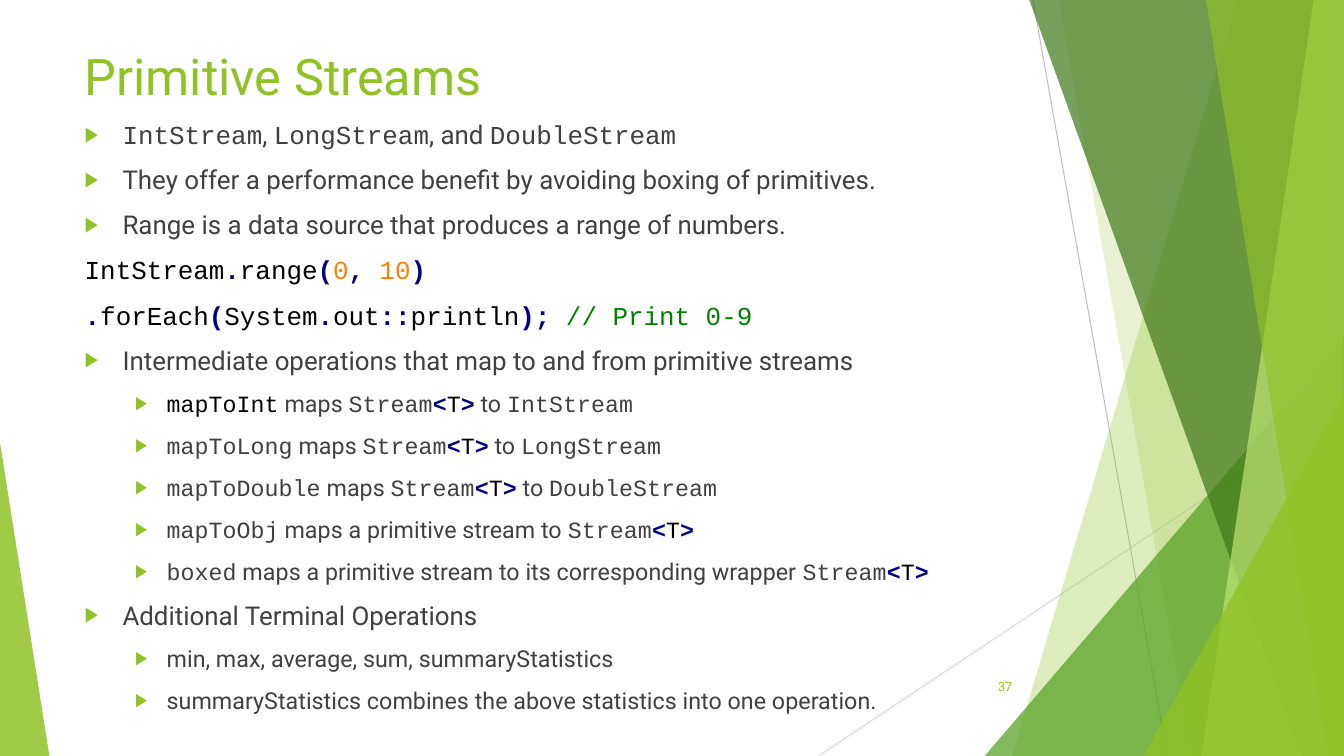
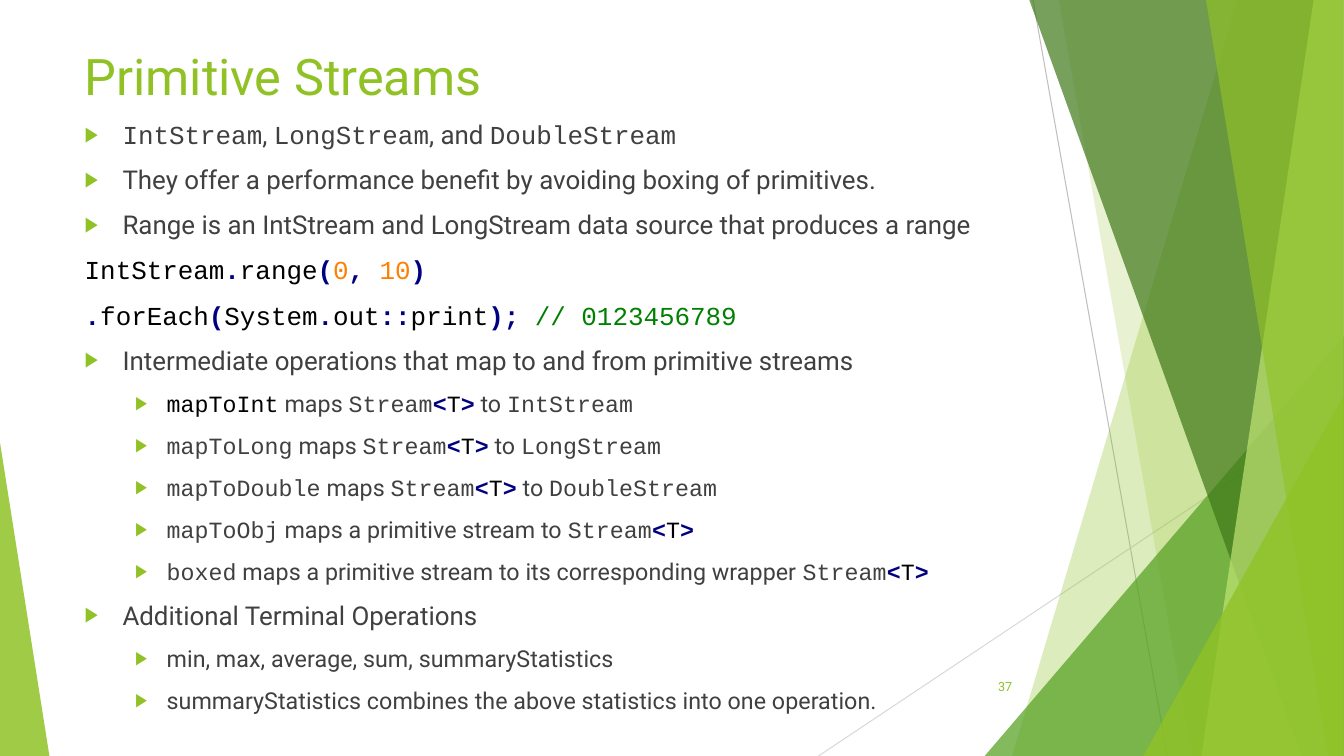
Before and after one commit to RichardRoda/2017-CodePaLOUsa-Lambda, a slide deck: slide 37 of Learning to Love the Lambda in the Stream.pptx. Drawn at 1344x756 pixels with LibreOffice and Linux fonts; fonts in the diff are those of the drawing. Boxes give left, top, right and bottom in pixels: in the first picture for what was removed or moved away, otherwise in the second. Text is boxed around its words. In the diff, an @@ line names an element or a change of style, - is before the commit and + after.

```diff
--- a/Learning to Love the Lambda in the Stream.pptx
+++ b/Learning to Love the Lambda in the Stream.pptx
@@ text at (x1=123, y1=214, x2=971, y2=240): text changed @@
-▶ Range is a data source that produces a range of numbers.
+▶ Range is an IntStream and LongStream data source that produces a range
@@ text at (x1=85, y1=306, x2=736, y2=331): text changed @@
-.forEach(System.out::println); // Print 0-9
+.forEach(System.out::print); // 0123456789
```
Also in this commit, not shown: 4 other slides changed.
